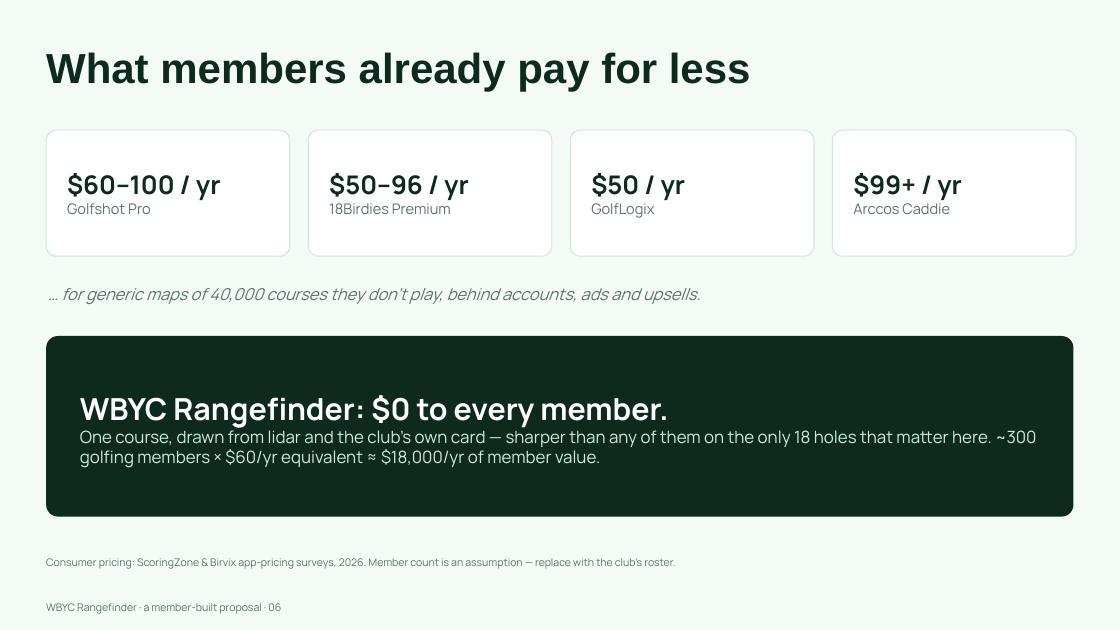
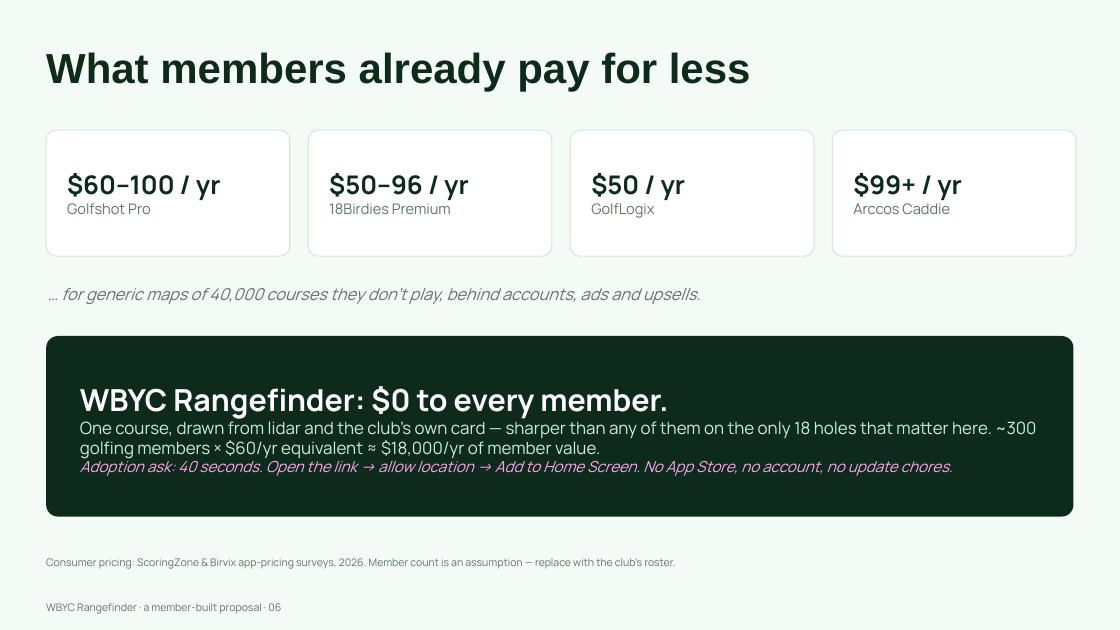
Before and after one commit to kitartig/WBYC-Rangefinder, a slide deck: slide 6 of WBYC-Rangefinder-Pitch.pptx. Drawn at 1120x630 pixels with LibreOffice and Linux fonts; fonts in the diff are those of the drawing. Boxes give left, top, right and bottom in pixels: in the first picture for what was removed or moved away, otherwise in the second. Text is boxed around its words. In the diff, an @@ line names an element or a change of style, - is before the commit and + after.

```diff
--- a/WBYC-Rangefinder-Pitch.pptx
+++ b/WBYC-Rangefinder-Pitch.pptx
@@ text at (80, 458, 953, 476): paragraph added @@
+Adoption ask: 40 seconds. Open the link → allow location → Add to Home Screen. No App Store, no account, no update chores.
```
Also in this commit, not shown: 2 other files.
